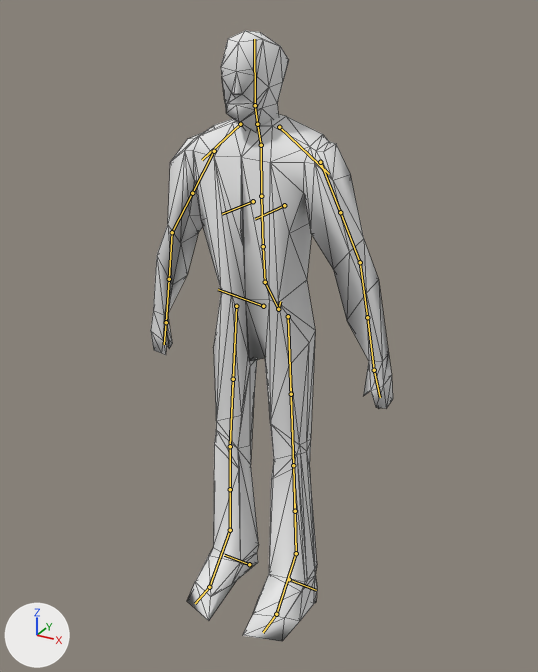
Before and after pictures for a commit that changed the Blender file ast/models/characters/man.blend.
Rendered twice from a 50 mm camera at (0.761, -1.338, 1.384) aimed at (0.035, -0.018, 0.723). The axes (+X, +Y, +Z) are drawn at lower left. The lights are the same throughout. The older version comes first. The bones that change, and the others that lie on the model, are drawn over the model as lines. Mesh edges are drawn as thin lines.

In view in the first picture: 'human'.
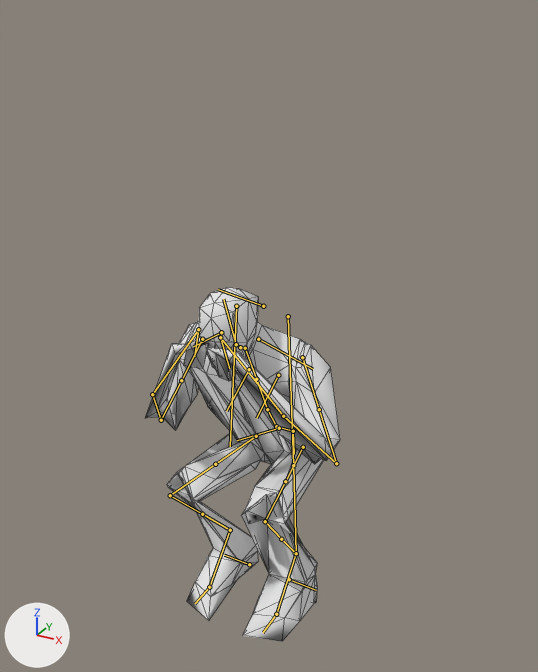
The newer file adds an action. The first version stands in its rest pose; the second is drawn at frame 1 of the action 'rigAction.005'.

Pixel boxes (x1, y1, x2, y2) of what changed, in the pictures (538 x 672 px):
'human', posed (19% narrower, 42% shorter)
    before: (151, 30, 393, 641)
    after: (145, 288, 340, 641)

What changed in the scene script:
```text
Change bone_torso:
    where bone_torso = bpy.data.objects['rig'].pose.bones['torso']  # child of 'MCH-torso.parent'
    bone_torso.location: (0.0, 0.0, 0.0) -> (-0.001, 0.07, -0.38)
    bone_torso.rotation_quaternion: (1.0, 0.0, 0.0, 0.0) -> (0.975, 0.222, -0.008, 0.023)  # degrees (0, 0, 0) -> degrees (26, -1, 2)
Change bone_shin_tweak_l:
    where bone_shin_tweak_l = bpy.data.objects['rig'].pose.bones['shin_tweak.L']  # child of 'MCH-shin_tweak.L'
    bone_shin_tweak_l.location: (0.0, 0.0, 0.0) -> (-0.143, -0.026, 0.159)
Change bone_shin_tweak_r:
    where bone_shin_tweak_r = bpy.data.objects['rig'].pose.bones['shin_tweak.R']  # child of 'MCH-shin_tweak.R'
    bone_shin_tweak_r.location: (0.0, 0.0, 0.0) -> (0.143, -0.026, 0.159)
Change bone_head:
    where bone_head = bpy.data.objects['rig'].pose.bones['head']  # child of 'MCH-ROT-head'
    bone_head.location: (0.0, 0.0, 0.0) -> (0.012, -0.023, 0.016)
    bone_head.rotation_quaternion: (1.0, 0.0, 0.0, 0.0) -> (0.995, -0.058, 0.019, 0.007)  # degrees (0, 0, 0) -> degrees (-7, 2, 1)
Change bone_hand_tweak_l:
    where bone_hand_tweak_l = bpy.data.objects['rig'].pose.bones['hand_tweak.L']  # child of 'MCH-hand_tweak.L'
    bone_hand_tweak_l.location: (0.0, 0.0, 0.0) -> (-0.287, -0.186, 0.088)
    bone_hand_tweak_l.rotation_euler: (0.0, 0.0, 0.0) -> (0.0, 2.007, 0.0)  # degrees (0, 0, 0) -> degrees (0, 115, 0)
Change bone_forearm_tweak_l:
    where bone_forearm_tweak_l = bpy.data.objects['rig'].pose.bones['forearm_tweak.L']  # child of 'MCH-forearm_tweak.L'
    bone_forearm_tweak_l.location: (0.0, 0.0, 0.0) -> (-0.199, 0.158, 0.013)
Change bone_forearm_tweak_l_001:
    where bone_forearm_tweak_l_001 = bpy.data.objects['rig'].pose.bones['forearm_tweak.L.001']  # child of 'MCH-forearm_tweak.L.001'
    bone_forearm_tweak_l_001.location: (0.0, 0.0, 0.0) -> (0.067, 0.005, 0.028)
    bone_forearm_tweak_l_001.rotation_euler: (0.0, 0.0, 0.0) -> (0.0, -0.419, 0.0)  # degrees (0, 0, 0) -> degrees (0, -24, 0)
Change bone_upper_arm_ik_l:
    where bone_upper_arm_ik_l = bpy.data.objects['rig'].pose.bones['upper_arm_ik.L']  # child of 'MCH-upper_arm_ik_swing.L'
    bone_upper_arm_ik_l.rotation_euler: (0.0, 0.0, 0.0) -> (0.0, 0.297, 0.0)  # degrees (0, 0, 0) -> degrees (0, 17, 0)
Change bone_hand_tweak_r:
    where bone_hand_tweak_r = bpy.data.objects['rig'].pose.bones['hand_tweak.R']  # child of 'MCH-hand_tweak.R'
    bone_hand_tweak_r.location: (0.0, 0.0, 0.0) -> (0.296, -0.199, 0.113)
    bone_hand_tweak_r.rotation_euler: (0.0, 0.0, 0.0) -> (0.0, -2.007, 0.0)  # degrees (0, 0, 0) -> degrees (0, -115, 0)
Change bone_forearm_tweak_r:
    where bone_forearm_tweak_r = bpy.data.objects['rig'].pose.bones['forearm_tweak.R']  # child of 'MCH-forearm_tweak.R'
    bone_forearm_tweak_r.location: (0.0, 0.0, 0.0) -> (0.22, 0.154, 0.045)
Change bone_forearm_tweak_r_001:
    where bone_forearm_tweak_r_001 = bpy.data.objects['rig'].pose.bones['forearm_tweak.R.001']  # child of 'MCH-forearm_tweak.R.001'
    bone_forearm_tweak_r_001.location: (0.0, 0.0, 0.0) -> (-0.067, 0.005, 0.028)
    bone_forearm_tweak_r_001.rotation_euler: (0.0, 0.0, 0.0) -> (0.0, 0.419, 0.0)  # degrees (0, 0, 0) -> degrees (0, 24, 0)
Change bone_upper_arm_ik_r:
    where bone_upper_arm_ik_r = bpy.data.objects['rig'].pose.bones['upper_arm_ik.R']  # child of 'MCH-upper_arm_ik_swing.R'
    bone_upper_arm_ik_r.rotation_euler: (0.0, 0.0, 0.0) -> (0.0, -0.297, 0.0)  # degrees (0, 0, 0) -> degrees (0, -17, 0)
```
